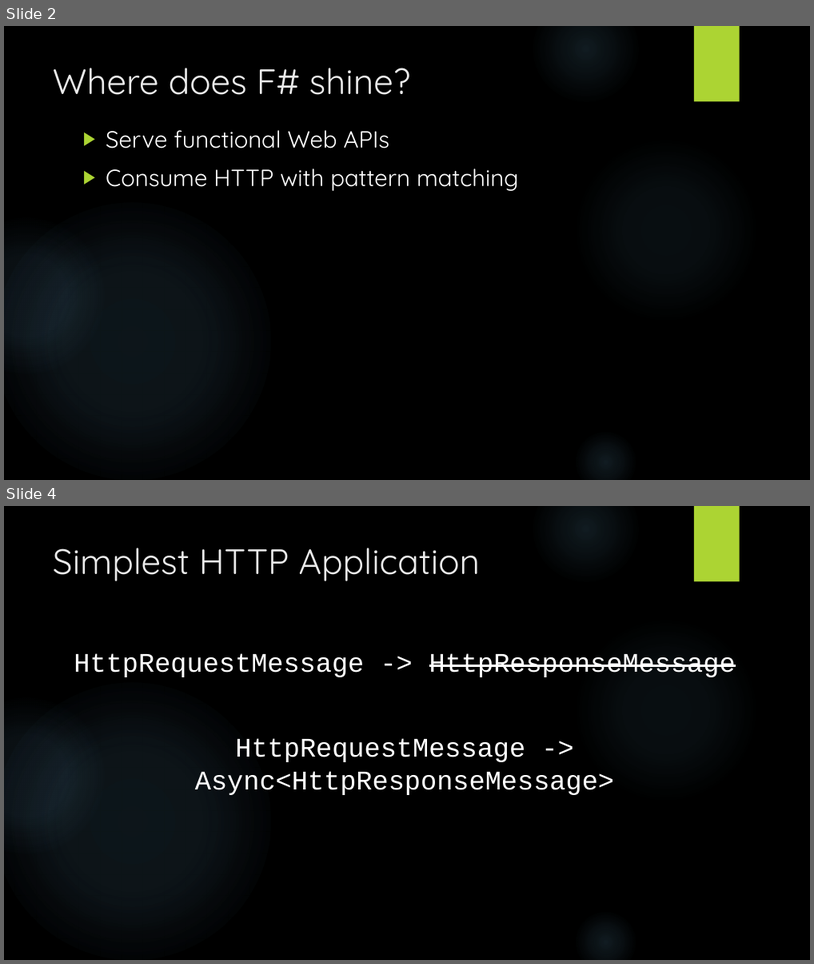
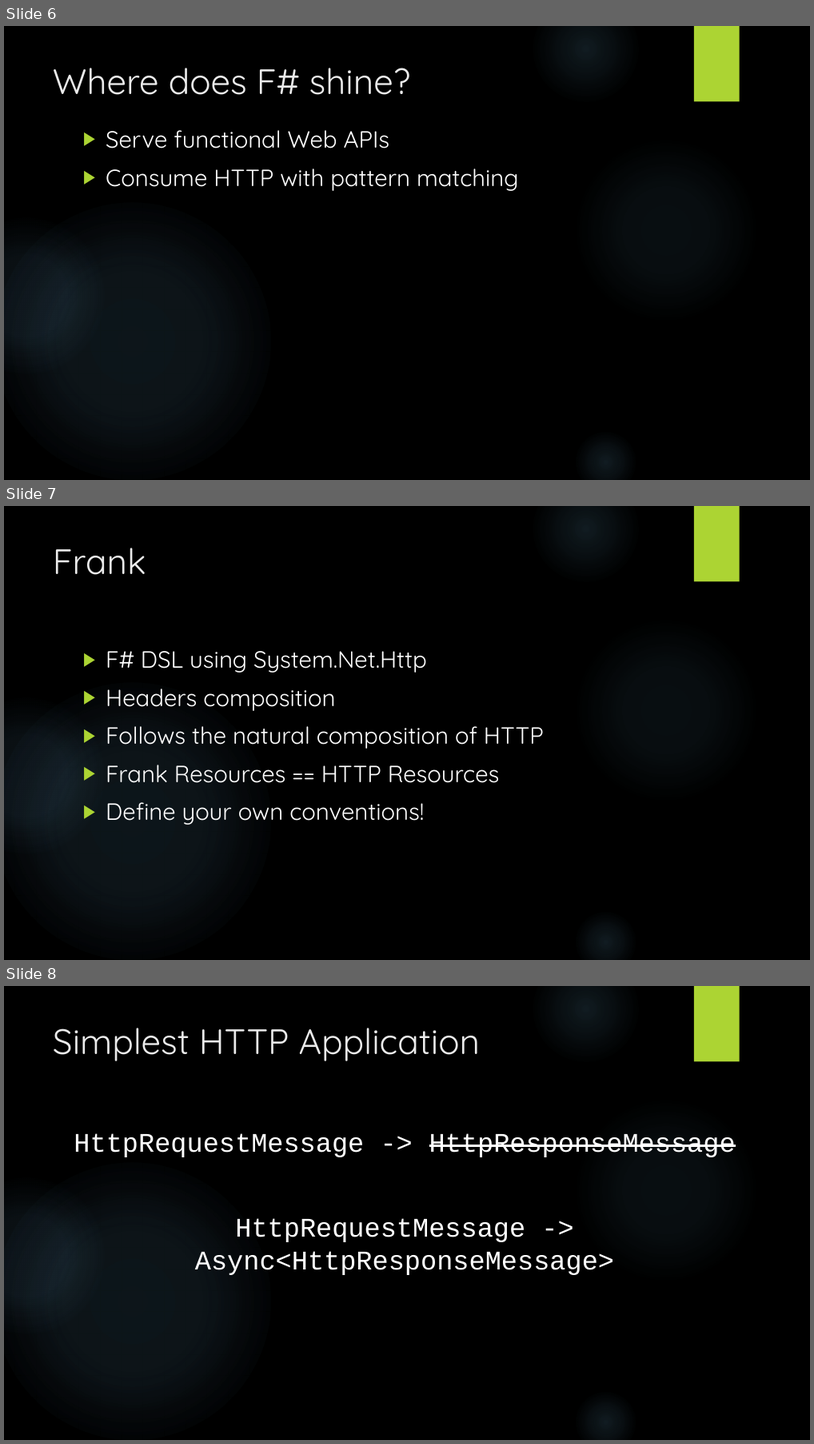
Before and after one commit to dmohl/FsOnTheWeb-Workshop, a slide deck: WebApi.pptx. Shown one above the other, each under a label of ours: slides 2 and 4 before the commit, slides 6, 7 and 8 after it; the slides between them are not shown. The pictures are 814x964 and 814x1444 pixels, drawn with LibreOffice and Linux fonts; fonts in the diff are those of the drawing; background and template pictures are left out. Boxes give left, top, right and bottom in pixels: in the first picture for what was removed or moved away, otherwise in the second. Text is boxed around its words. In the diff, an @@ line names an element or a change of style, - is before the commit and + after.

```diff
--- a/WebApi.pptx
+++ b/WebApi.pptx
@@ slide 7 added at <box>4,506,810,960</box>, background picture (left out); not listed: 6 template elements that a slide beside it also shows @@
@@ title added at <box>53,548,146,575</box>, 42 pt, text #EBEBEB @@
+Frank
@@ text added at <box>106,651,544,824</box>, 28 pt, text #FFFFFF @@
+▶ F# DSL using System.Net.Http
+▶ Headers composition
+▶ Follows the natural composition of HTTP
+▶ Frank Resources == HTTP Resources
+▶ Define your own conventions!
@@ what was slide 2 is now slide 6 @@
@@ what was slide 4 is now slide 8 @@
```
Also in this commit, not shown: 3 slides changed, 3 other slides added, 5 other files.
